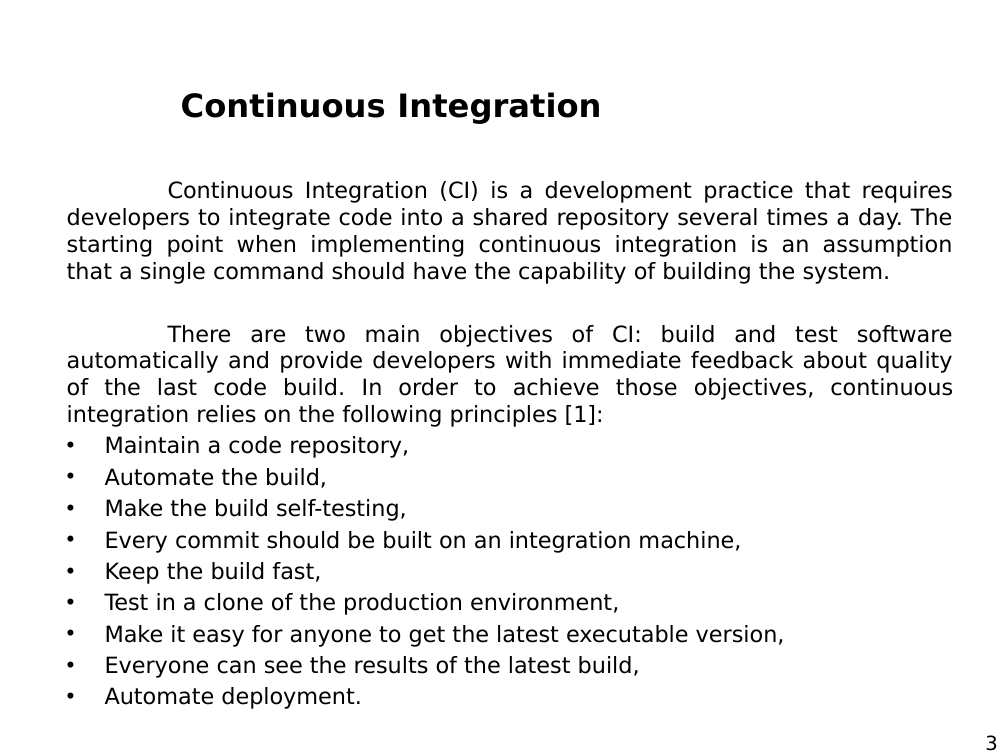
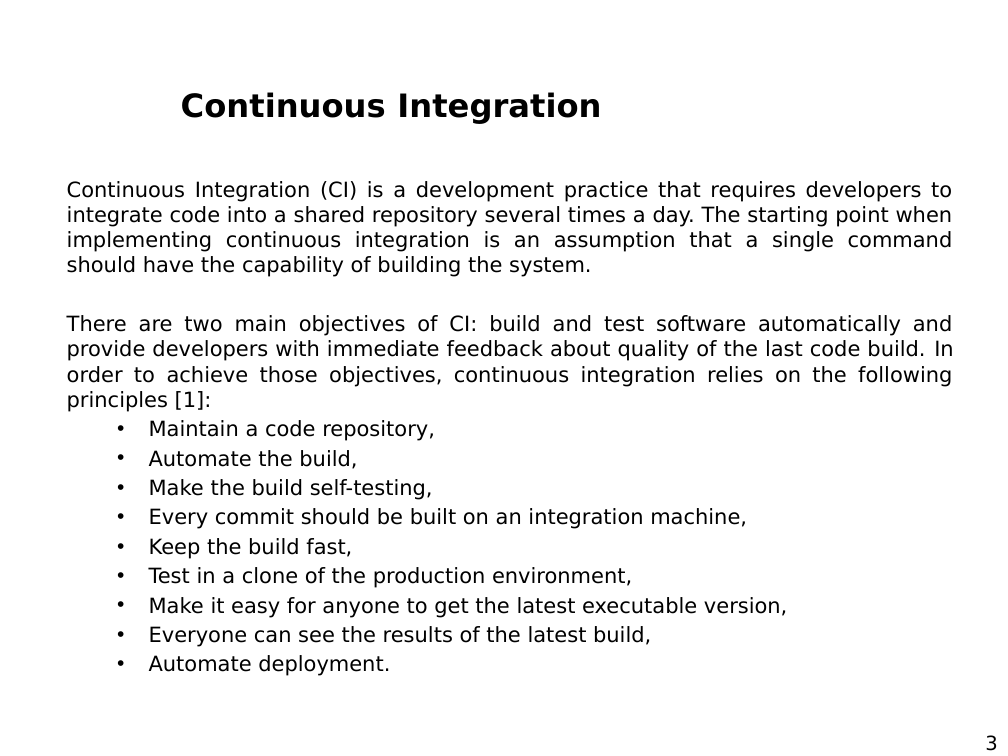
Before and after one commit to AndSze/CI_tool_for_an_optimal_test_suite_selection, a slide deck: slide 3 of Andrzej_Szewczyk_Prezentacja_Seminarium_Dyplomowe.pptx. Drawn at 1008x756 pixels with LibreOffice and Linux fonts; fonts in the diff are those of the drawing; background and template pictures are left out. Boxes give left, top, right and bottom in pixels: in the first picture for what was removed or moved away, otherwise in the second. Text is boxed around its words. In the diff, an @@ line names an element or a change of style, - is before the commit and + after.

Commit message:
Final version of the presentation about the CI tool

```diff
--- a/Andrzej_Szewczyk_Prezentacja_Seminarium_Dyplomowe.pptx
+++ b/Andrzej_Szewczyk_Prezentacja_Seminarium_Dyplomowe.pptx
@@ text "Continuous Integration (CI) is a ..." at (x1=67, y1=181, x2=953, y2=676): size 16 to 15 pt; list level 1 to 2 in "Maintain a code repository,"; list level 1 to 2 in "Automate the build,"; list level 1 to 2 in "Make the build self-testing,"; list level 1 to 2 in "Every commit should be built ..."; list level 1 to 2 in "Keep the build fast,"; list level 1 to 2 in "Test in a clone of ..."; list level 1 to 2 in "Make it easy for anyone ..."; list level 1 to 2 in "Everyone can see the results ..."; list level 1 to 2 in "Automate deployment." @@
```
Also in this commit, not shown: 3 other slides changed, 5 slides added, 1 slide removed.
